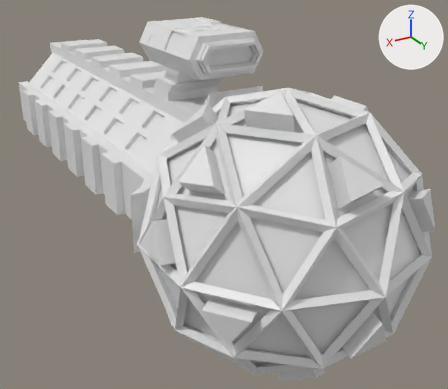
Renders of the Blender file Gravity-Game-Dev/Assets/BlendFile.blend from each side of a commit.
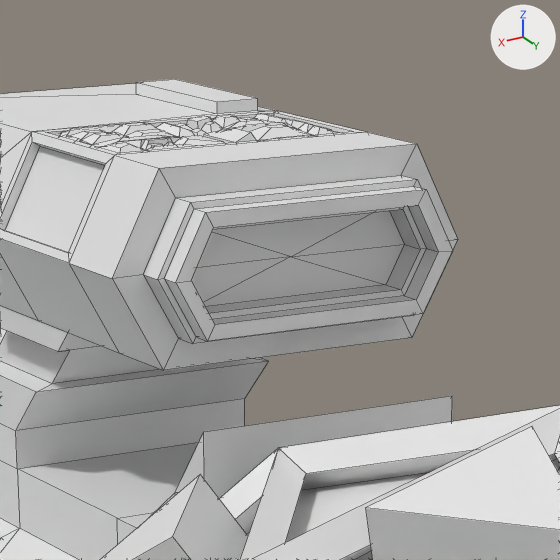
Old and new are each drawn whole from a 50 mm camera at (6.42, 11.92, 5.29) aimed at (-0.96, -0.37, -0.86) and again close up on the part from 37% to 64% of the width and 0% to 31% of the height. Every picture has the same lights, and +X, +Y and +Z are marked at upper right. The close-ups show mesh edges as thin lines.

In view in the first close-up: 'ShipBody', 'ShipLights'.
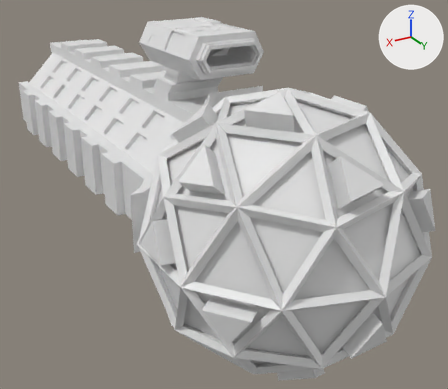
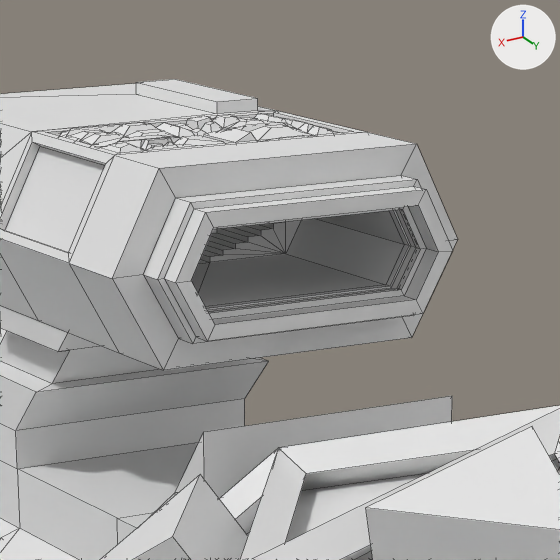
Boxes (x1, y1, x2, y2) around the edits, measured in the close-ups (560 x 560 px):
'ShipLights', reshaped: before (6, 146, 404, 307); after (6, 146, 416, 312)
part 1 of me_discombobulated_object_001, cut back: before (46, 113, 560, 560); after (191, 209, 420, 313)
part 2 of me_discombobulated_object_002, rebuilt (6% taller): before (191, 211, 404, 307); after (207, 210, 416, 312)

Edits to the bpy script that builds the scene:
```text
Change me_discombobulated_object_001:
    used by ob_shipbody; location = (0.0, 0.0, 0.0); scale = (0.116, 0.116, 0.116)
    remove me_discombobulated_object_001.from_pydata(...)  # 2657 vertices, 2716 faces; spans x -23.4..23.5, y -79.2..52.6, z -23.6..29.6
    add me_discombobulated_object_001.from_pydata(...)  # 2501 vertices, 2747 faces; spans x -23.4..23.5, y -79.2..52.6, z -23.6..29.6
    me_discombobulated_object_001 part 1: 2 vertices moved from x -3.7, y -7.9, z 25.5..27.5 to x -5.3, y 0.4, z 25.5..27.5; 214 vertices removed from x -20.9..20.9, y -10.4..50.9, z -21.9..29.0; 90 vertices added at x -5.3..5.1, y 0.4..12.5, z 24.0..27.5
Change me_discombobulated_object_002:
    used by ob_shiplights; location = (0.0, 0.0, 0.0); scale = (0.116, 0.116, 0.116)
    remove me_discombobulated_object_002.from_pydata(...)  # 219 vertices, 60 faces; spans x -11.8..11.8, y -65.3..11.7, z -11.8..28.6
    add me_discombobulated_object_002.from_pydata(...)  # 224 vertices, 60 faces; spans x -11.8..11.8, y -65.3..12.5, z -11.8..28.6
    me_discombobulated_object_002 part 2: the loose piece of 7 vertices spanning x -5.0..5.0, y 11.7, z 24.0..27.0 is rebuilt with 12 vertices and now spans x -5.1..5.1, y 12.0..12.5, z 24.0..27.1
```
